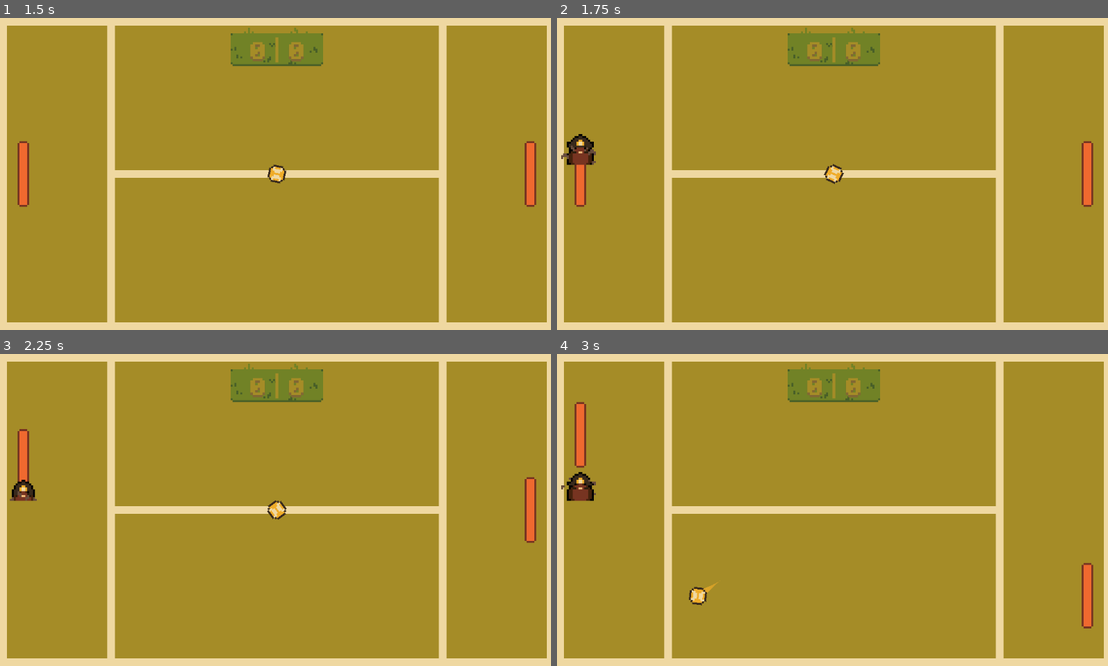
Above: before the commit, frames 1-4 (two rows, left to right).
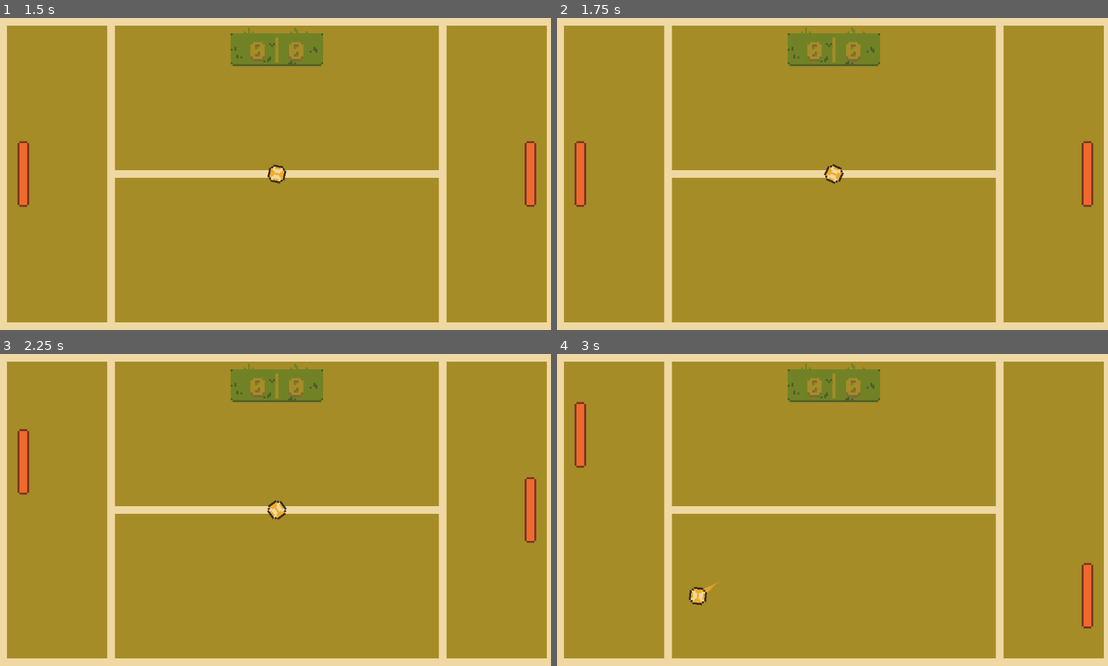
Above: after the commit, the same moments.

Repository: Fivarto/Pong-Git
Game: Godot game, scene res://Scenes/main_menu.tscn
Same seed, same stepped clock (60 frames per second), same inputs: the game is played once before the commit and once after it.
Inputs (mouse positions are in pixels of both pictures, inside the frame that each line leads up to):
- Up to frame 1 (1.5 s): click "START GAME" at 0.5 s; click "P1 X CPU" at 1.25 s
- Up to frame 2 (1.75 s): no input
- Up to frame 3 (2.25 s): move the mouse to (396, 494) at 2.02 s; hold W (p1_move_up) from 2.03 s (still down); hold Z (p1_power_up) from 2.03 s (still down)
- Up to frame 4 (3 s): move the mouse to (722, 525) at 2.77 s; release W (p1_move_up) at 2.78 s; release Z (p1_power_up) at 2.78 s; hold S (p1_move_down) from 2.78 s (still down); tap Down (p2_move_down) at 2.85 s

Frame 1 is identical in both runs. In frame 2, 0.4% of the frame differs, in the area x 0-8%, y 37-48%; in frame 3, 0.2%; in frame 4, 0.4%.

Commit message:
Mole Life
Added  Mole Life System

Diff:
--- a/Scenes/Main.tscn
+++ b/Scenes/Main.tscn
@@ -301,6 +301,7 @@
 one_shot = true
 
 [node name="mole_timer" type="Timer" parent="."]
+wait_time = 5.0
 one_shot = true
 autostart = true
 
--- /dev/null
+++ b/Scripts/mole.gd
@@ -0,0 +1,12 @@
+extends AnimatedSprite2D
+
+@export var mole_life: int = 3
+
+func _on_hit_box_body_entered(body: Node2D) -> void:
+
+	if body.name == "Ball":
+		mole_life = mole_life - 1
+		print(mole_life)
+
+	if mole_life < 1:
+		queue_free()
--- a/mole.tscn
+++ b/mole.tscn
@@ -1,6 +1,7 @@
-[gd_scene load_steps=10 format=3 uid="uid://pl6qdr1jadf5"]
+[gd_scene load_steps=13 format=3 uid="uid://pl6qdr1jadf5"]
 
 [ext_resource type="Texture2D" uid="uid://b1urqgiy00cae" path="res://Assets/toupeira_pop_up.png" id="1_2oqo3"]
+[ext_resource type="Script" path="res://Scripts/mole.gd" id="2_uwfh8"]
 
 [sub_resource type="AtlasTexture" id="AtlasTexture_ub3i1"]
 atlas = ExtResource("1_2oqo3")
@@ -10,13 +11,13 @@
 atlas = ExtResource("1_2oqo3")
 region = Rect2(80, 0, 80, 64)
 
+[sub_resource type="AtlasTexture" id="AtlasTexture_8ohkv"]
+atlas = ExtResource("1_2oqo3")
+region = Rect2(240, 0, 80, 64)
+
 [sub_resource type="AtlasTexture" id="AtlasTexture_38wyo"]
 atlas = ExtResource("1_2oqo3")
 region = Rect2(160, 0, 80, 64)
-
-[sub_resource type="AtlasTexture" id="AtlasTexture_8ohkv"]
-atlas = ExtResource("1_2oqo3")
-region = Rect2(240, 0, 80, 64)
 
 [sub_resource type="AtlasTexture" id="AtlasTexture_8xplw"]
 atlas = ExtResource("1_2oqo3")
@@ -40,10 +41,10 @@
 "texture": SubResource("AtlasTexture_qacx8")
 }, {
 "duration": 1.0,
-"texture": SubResource("AtlasTexture_38wyo")
+"texture": SubResource("AtlasTexture_8ohkv")
 }, {
 "duration": 1.0,
-"texture": SubResource("AtlasTexture_8ohkv")
+"texture": SubResource("AtlasTexture_38wyo")
 }, {
 "duration": 1.0,
 "texture": SubResource("AtlasTexture_8xplw")
@@ -59,7 +60,30 @@
 "speed": 12.0
 }]
 
+[sub_resource type="RectangleShape2D" id="RectangleShape2D_2hm75"]
+size = Vector2(46, 44)
+
+[sub_resource type="CircleShape2D" id="CircleShape2D_n460f"]
+radius = 29.0
+
 [node name="Mole" type="AnimatedSprite2D"]
 sprite_frames = SubResource("SpriteFrames_f8k8g")
 autoplay = "default"
-frame_progress = 0.0662332
+frame = 6
+frame_progress = 0.205658
+script = ExtResource("2_uwfh8")
+
+[node name="StaticBody2D" type="StaticBody2D" parent="."]
+
+[node name="CollisionShape2D" type="CollisionShape2D" parent="StaticBody2D"]
+position = Vector2(0, 10)
+shape = SubResource("RectangleShape2D_2hm75")
+
+[node name="HitBox" type="Area2D" parent="."]
+
+[node name="CollisionShape2D" type="CollisionShape2D" parent="HitBox"]
+position = Vector2(0, 9)
+shape = SubResource("CircleShape2D_n460f")
+debug_color = Color(0.825364, 0.37725, 0.344798, 0.42)
+
+[connection signal="body_entered" from="HitBox" to="." method="_on_hit_box_body_entered"]
Binary file changed: Assets/SpritesBase.aseprite
